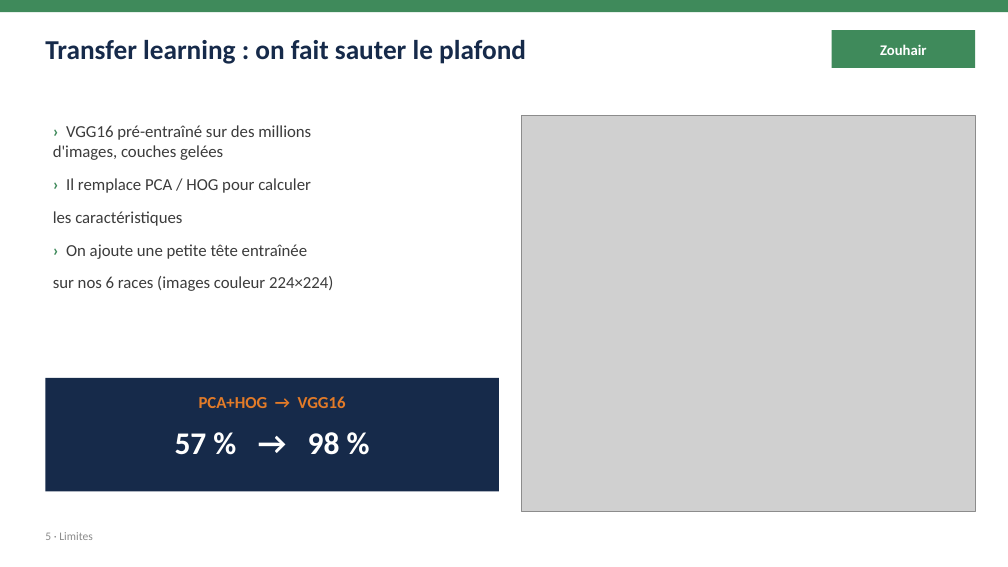
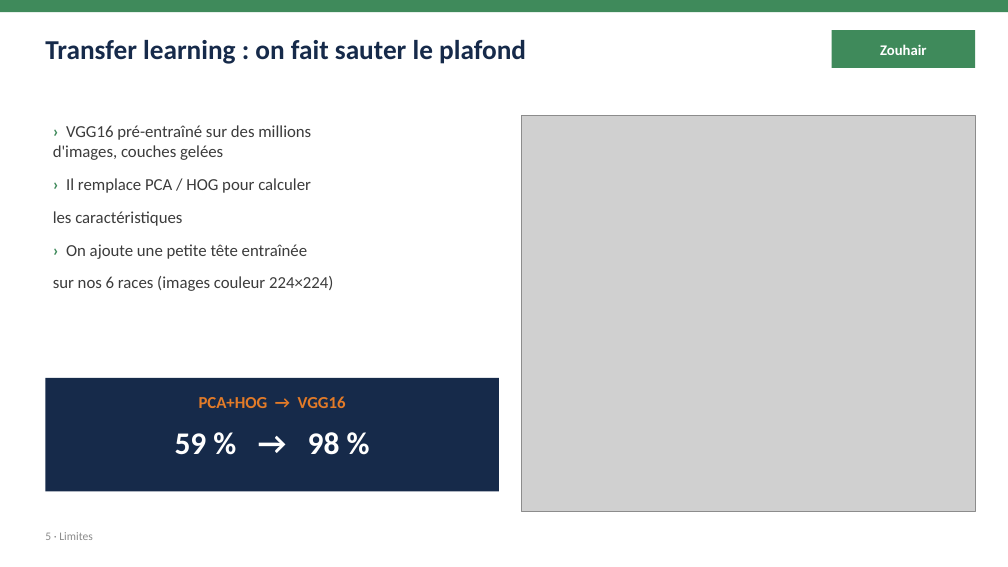
Before and after one commit to BnRomain/Intro-ML, a slide deck: slide 14 of presentation/presentation.pptx. Drawn at 1008x567 pixels with LibreOffice and Linux fonts; fonts in the diff are those of the drawing; grey boxes stand for pictures. Boxes give left, top, right and bottom in pixels: in the first picture for what was removed or moved away, otherwise in the second. Text is boxed around its words. In the diff, an @@ line names an element or a change of style, - is before the commit and + after.

```diff
--- a/presentation/presentation.pptx
+++ b/presentation/presentation.pptx
@@ text at (175, 432, 340, 455): text changed @@
-57 % → 98 %
+59 % → 98 %
```
Also in this commit, not shown: 7 other slides changed, 6 other files.
